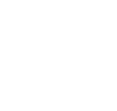
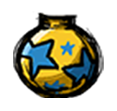
Layer changes from the first 117×111 image to the second:
showed "ghostly_elixirs_attack_swap-0", painted on it over (13, 11, 104, 98)
